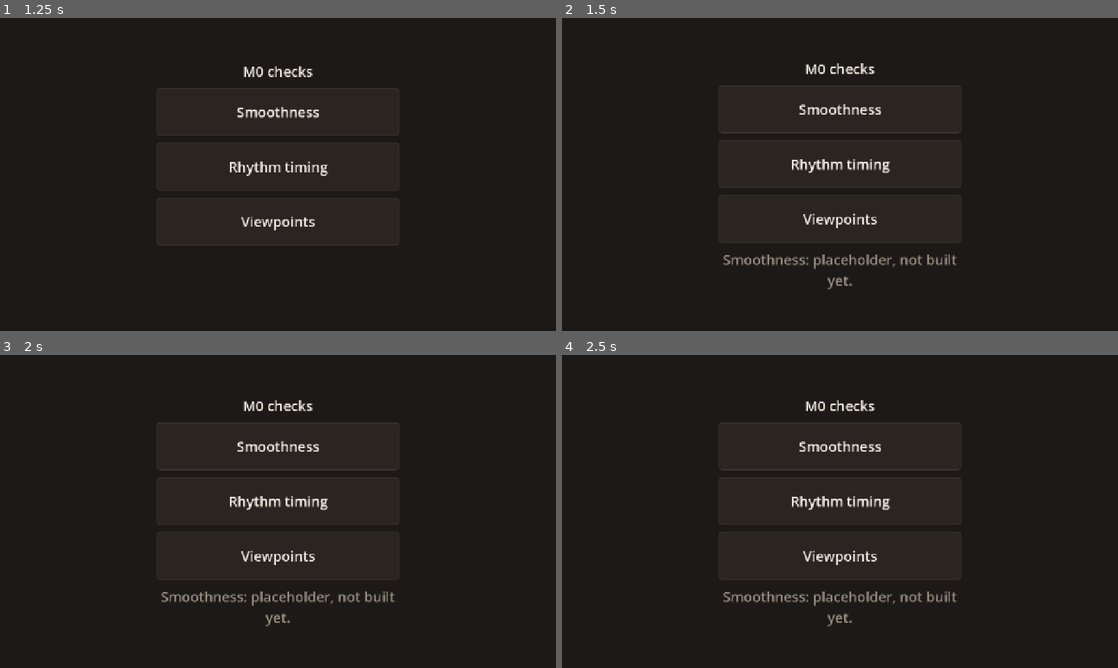
Above: before the commit, frames 1-4 (two rows, left to right).
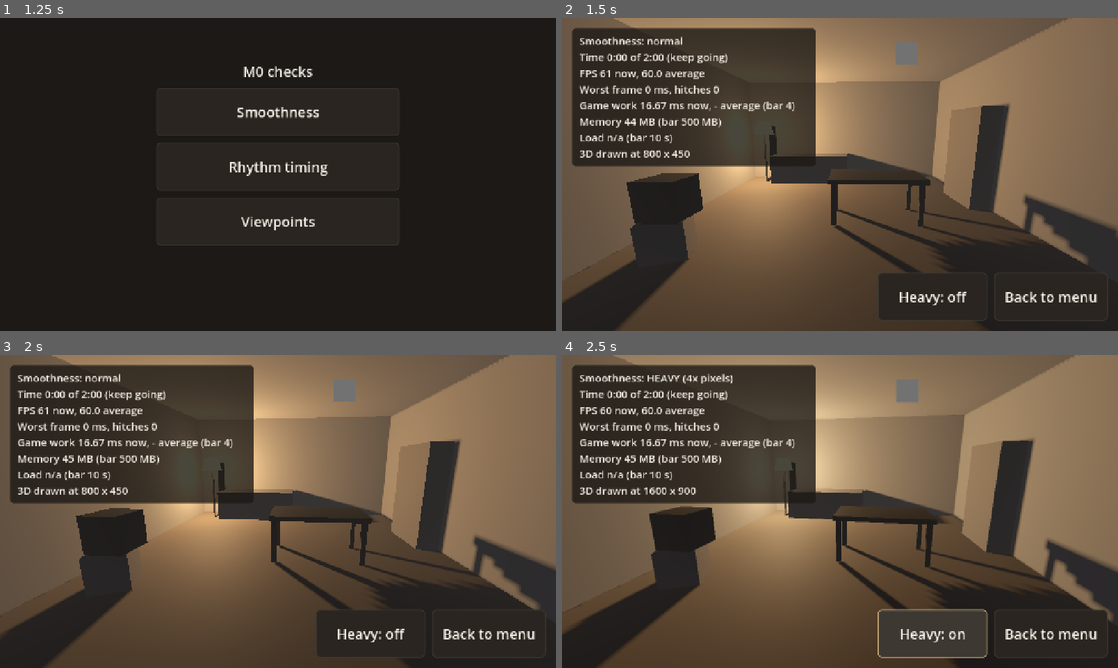
Above: after the commit, the same moments.

Repository: dsickles/Threshold
Game: Godot game, scene res://scenes/ui/m0_menu.tscn
The game is run twice, just before and just after one commit, with the same random seed, the same clock (stepped at 60 frames per second) and the same inputs.
Inputs (mouse positions are in pixels of both pictures, inside the frame that each line leads up to):
- Up to frame 1 (1.25 s): click "Tap to begin" at 0.5 s
- Up to frame 2 (1.5 s): click "Smoothness" at 1.25 s
- Up to frame 3 (2 s): no input
- Up to frame 4 (2.5 s): click (934, 633) at 2 s, where only the run after the commit has a clickable "Heavy: off"

Frame 1 is identical in both runs. In frame 2, 73% of the frame differs, in the area x 0-100%, y 0-100%; in frame 3, 73%; in frame 4, 75%.

Commit message:
Add M0 smoothness check: gray-box room, on-screen numbers, heavy switch (DAS-67)
Co-Authored-By: Claude Opus 5.5 <noreply@anthropic.com>

Diff:
--- /dev/null
+++ b/game/scenes/m0_checks/smoothness/heavy_check.gdshader
@@ -0,0 +1,11 @@
+// Proof square for the heavy switch: green only when the 3D picture is really
+// being drawn at twice the screen's width (4x the pixels), gray otherwise.
+shader_type spatial;
+render_mode unshaded, depth_test_disabled, cull_disabled;
+
+uniform float screen_width = 1.0;
+
+void fragment() {
+	bool heavy_is_real = VIEWPORT_SIZE.x > screen_width * 1.5;
+	ALBEDO = heavy_is_real ? vec3(0.2, 0.8, 0.3) : vec3(0.35);
+}
--- /dev/null
+++ b/game/scenes/m0_checks/smoothness/smoothness_check.gd
@@ -0,0 +1,152 @@
+extends Node3D
+## M0 Check 1 (DAS-67): a gray-box room with lamp light and ordinary fog, plus
+## on-screen numbers for the iPhone headroom bar in docs/scope.md.
+## Throwaway M0 scaffolding, not game code.
+
+const MENU_SCENE := "res://scenes/ui/m0_menu.tscn"
+const RUN_SECONDS := 120.0
+const WORK_BAR_MS := 4.0
+const MEMORY_BAR_MB := 500.0
+const LOAD_BAR_S := 10.0
+# One missed frame at 60 fps is about 33 ms; anything over 25 ms counts.
+const HITCH_MS := 25.0
+# Shaders compile and the heavy buffer is built in the first moments, so
+# nothing is counted then. Godot's process-time number lags by up to a second.
+const WARMUP_SECONDS := 2.0
+# Redraw the numbers a few times a second so they can be read.
+const STATS_REFRESH_SECONDS := 0.25
+# Heavy = the 3D picture drawn at 2x width and 2x height = 4x the pixels.
+const HEAVY_SCALE := 2.0
+
+@onready var _camera: Camera3D = %Camera
+@onready var _stats: Label = %Stats
+@onready var _heavy_button: Button = %HeavyButton
+@onready var _back_button: Button = %BackButton
+@onready var _proof_square: MeshInstance3D = %ProofSquare
+
+var _camera_start: Vector3
+var _look_target := Vector3(0.0, 1.0, -1.5)
+var _time := 0.0
+var _load_s := -1.0
+
+var _elapsed := 0.0
+var _frames := 0
+var _work_samples := 0
+var _work_ms_total := 0.0
+var _next_work_sample := 0.0
+var _next_stats_refresh := 0.0
+var _worst_ms := 0.0
+var _hitches := 0
+
+
+func _ready() -> void:
+	_camera_start = _camera.position
+	_heavy_button.toggled.connect(_on_heavy_toggled)
+	_back_button.pressed.connect(_on_back_pressed)
+	_load_s = _measure_load_seconds()
+	_reset_run()
+
+
+func _process(delta: float) -> void:
+	_time += delta
+	# Slow sway so any stutter is easy to see.
+	_camera.position = _camera_start + Vector3(sin(_time * 0.5) * 0.8, sin(_time * 0.3) * 0.1, 0.0)
+	_camera.look_at(_look_target)
+
+	var screen_width := float(get_window().size.x)
+	(_proof_square.material_override as ShaderMaterial).set_shader_parameter("screen_width", screen_width)
+
+	_elapsed += delta
+	_frames += 1
+	if _elapsed > WARMUP_SECONDS:
+		var frame_ms := delta * 1000.0
+		_worst_ms = maxf(_worst_ms, frame_ms)
+		if frame_ms > HITCH_MS:
+			_hitches += 1
+		# Godot refreshes its process-time number once a second.
+		if _elapsed >= _next_work_sample:
+			_work_samples += 1
+			_work_ms_total += _work_ms_now()
+			_next_work_sample = _elapsed + 1.0
+	if _elapsed >= _next_stats_refresh:
+		_stats.text = _stats_text()
+		_next_stats_refresh = _elapsed + STATS_REFRESH_SECONDS
+
+
+func _stats_text() -> String:
+	var heavy := _heavy_button.button_pressed
+	var window_size := get_window().size
+	var scale := get_viewport().scaling_3d_scale
+	var lines: PackedStringArray = []
+	lines.append("Smoothness: %s" % ("HEAVY (4x pixels)" if heavy else "normal"))
+	var run_note := "done" if _elapsed >= RUN_SECONDS else "keep going"
+	lines.append("Time %s of %s (%s)" % [_clock(_elapsed), _clock(RUN_SECONDS), run_note])
+	lines.append("FPS %d now, %.1f average" % [Engine.get_frames_per_second(), _frames / maxf(_elapsed, 0.001)])
+	lines.append("Worst frame %.0f ms, hitches %d" % [_worst_ms, _hitches])
+	var work_avg := "%.2f" % (_work_ms_total / _work_samples) if _work_samples > 0 else "-"
+	lines.append("Game work %.2f ms now, %s average (bar %.0f)" % [_work_ms_now(), work_avg, WORK_BAR_MS])
+	lines.append("Memory %s (bar %.0f MB)" % [_memory_text(), MEMORY_BAR_MB])
+	lines.append("Load %s (bar %.0f s)" % ["%.1f s" % _load_s if _load_s >= 0.0 else "n/a", LOAD_BAR_S])
+	lines.append("3D drawn at %d x %d" % [roundi(window_size.x * scale), roundi(window_size.y * scale)])
+	return "\n".join(lines)
+
+
+# Godot's built-in process timer: the game's own work in a frame, in ms.
+func _work_ms_now() -> float:
+	return Performance.get_monitor(Performance.TIME_PROCESS) * 1000.0
+
+
+func _clock(seconds: float) -> String:
+	var whole := int(seconds)
+	return "%d:%02d" % [whole / 60, whole % 60]
+
+
+# Godot's own memory (the web page's engine memory) plus graphics memory.
+# Safari's own overhead is not included.
+func _memory_text() -> String:
+	var video_mb := Performance.get_monitor(Performance.RENDER_VIDEO_MEM_USED) / 1048576.0
+	var engine_bytes := _web_engine_memory_bytes()
+	if engine_bytes < 0:
+		engine_bytes = OS.get_static_memory_usage()
+	return "%.0f MB" % (engine_bytes / 1048576.0 + video_mb)
+
+
+func _web_engine_memory_bytes() -> int:
+	if not OS.has_feature("web"):
+		return -1
+	var js := "(() => { try { return engine.rtenv.HEAPU8.length; } catch (e) { return -1; } })()"
+	var result: Variant = JavaScriptBridge.eval(js, true)
+	return int(result) if result != null else -1
+
+
+# Seconds from opening the page until the engine started running.
+func _measure_load_seconds() -> float:
+	if not OS.has_feature("web"):
+		return -1.0
+	var page_ms: Variant = JavaScriptBridge.eval("performance.now()", true)
+	if page_ms == null:
+		return -1.0
+	return (float(page_ms) - Time.get_ticks_msec()) / 1000.0
+
+
+func _reset_run() -> void:
+	_elapsed = 0.0
+	_frames = 0
+	_work_samples = 0
+	_work_ms_total = 0.0
+	_next_work_sample = WARMUP_SECONDS
+	_next_stats_refresh = 0.0
+	_worst_ms = 0.0
+	_hitches = 0
+
+
+func _on_heavy_toggled(on: bool) -> void:
+	get_viewport().scaling_3d_mode = Viewport.SCALING_3D_MODE_BILINEAR
+	get_viewport().scaling_3d_scale = HEAVY_SCALE if on else 1.0
+	_heavy_button.text = "Heavy: on" if on else "Heavy: off"
+	_reset_run()
+
+
+func _on_back_pressed() -> void:
+	get_viewport().scaling_3d_scale = 1.0
+	get_tree().change_scene_to_file(MENU_SCENE)
--- /dev/null
+++ b/game/scenes/m0_checks/smoothness/smoothness_check.tscn
@@ -0,0 +1,310 @@
+[gd_scene load_steps=24 format=3]
+
+[ext_resource type="Script" path="res://scenes/m0_checks/smoothness/smoothness_check.gd" id="1_script"]
+[ext_resource type="Shader" path="res://scenes/m0_checks/smoothness/heavy_check.gdshader" id="2_proof"]
+
+[sub_resource type="Environment" id="Environment_room"]
+background_mode = 1
+background_color = Color(0.05, 0.045, 0.04, 1)
+ambient_light_source = 2
+ambient_light_color = Color(0.32, 0.34, 0.4, 1)
+ambient_light_energy = 0.35
+tonemap_mode = 2
+fog_enabled = true
+fog_light_color = Color(0.3, 0.28, 0.26, 1)
+fog_density = 0.04
+
+[sub_resource type="StandardMaterial3D" id="Mat_wall"]
+albedo_color = Color(0.62, 0.6, 0.57, 1)
+roughness = 0.9
+
+[sub_resource type="StandardMaterial3D" id="Mat_floor"]
+albedo_color = Color(0.42, 0.38, 0.34, 1)
+roughness = 0.8
+
+[sub_resource type="StandardMaterial3D" id="Mat_furniture"]
+albedo_color = Color(0.5, 0.48, 0.46, 1)
+roughness = 0.7
+
+[sub_resource type="StandardMaterial3D" id="Mat_dark"]
+albedo_color = Color(0.28, 0.27, 0.26, 1)
+roughness = 0.6
+
+[sub_resource type="StandardMaterial3D" id="Mat_shade"]
+albedo_color = Color(1, 0.86, 0.62, 1)
+emission_enabled = true
+emission = Color(1, 0.78, 0.5, 1)
+emission_energy_multiplier = 1.5
+
+[sub_resource type="BoxMesh" id="Mesh_floor"]
+size = Vector3(6, 0.1, 8)
+
+[sub_resource type="BoxMesh" id="Mesh_side_wall"]
+size = Vector3(0.1, 3, 8)
+
+[sub_resource type="BoxMesh" id="Mesh_end_wall"]
+size = Vector3(6, 3, 0.1)
+
+[sub_resource type="BoxMesh" id="Mesh_table"]
+size = Vector3(1.6, 0.08, 0.9)
+
+[sub_resource type="BoxMesh" id="Mesh_leg"]
+size = Vector3(0.08, 0.72, 0.08)
+
+[sub_resource type="BoxMesh" id="Mesh_sofa"]
+size = Vector3(2.2, 0.8, 0.9)
+
+[sub_resource type="BoxMesh" id="Mesh_shelf"]
+size = Vector3(1.2, 2, 0.4)
+
+[sub_resource type="BoxMesh" id="Mesh_box"]
+size = Vector3(0.5, 0.5, 0.5)
+
+[sub_resource type="CylinderMesh" id="Mesh_pole"]
+top_radius = 0.03
+bottom_radius = 0.03
+height = 1.5
+
+[sub_resource type="CylinderMesh" id="Mesh_lamp_shade"]
+top_radius = 0.18
+bottom_radius = 0.28
+height = 0.35
+
+[sub_resource type="QuadMesh" id="Mesh_proof"]
+size = Vector2(0.05, 0.05)
+
+[sub_resource type="ShaderMaterial" id="Mat_proof"]
+render_priority = 1
+shader = ExtResource("2_proof")
+shader_parameter/screen_width = 1.0
+
+[sub_resource type="StyleBoxFlat" id="StyleBoxFlat_normal"]
+content_margin_left = 24.0
+content_margin_top = 16.0
+content_margin_right = 24.0
+content_margin_bottom = 16.0
+bg_color = Color(0.165, 0.145, 0.125, 1)
+border_width_left = 2
+border_width_top = 2
+border_width_right = 2
+border_width_bottom = 2
+border_color = Color(0.239, 0.22, 0.196, 1)
+corner_radius_top_left = 8
+corner_radius_top_right = 8
+corner_radius_bottom_right = 8
+corner_radius_bottom_left = 8
+
+[sub_resource type="StyleBoxFlat" id="StyleBoxFlat_pressed"]
+content_margin_left = 24.0
+content_margin_top = 16.0
+content_margin_right = 24.0
+content_margin_bottom = 16.0
+bg_color = Color(0.239, 0.22, 0.196, 1)
+border_width_left = 2
+border_width_top = 2
+border_width_right = 2
+border_width_bottom = 2
+border_color = Color(0.769, 0.647, 0.455, 1)
+corner_radius_top_left = 8
+corner_radius_top_right = 8
+corner_radius_bottom_right = 8
+corner_radius_bottom_left = 8
+
+[sub_resource type="StyleBoxFlat" id="StyleBoxFlat_panel"]
+content_margin_left = 16.0
+content_margin_top = 12.0
+content_margin_right = 16.0
+content_margin_bottom = 12.0
+bg_color = Color(0.11, 0.098, 0.086, 0.8)
+corner_radius_top_left = 8
+corner_radius_top_right = 8
+corner_radius_bottom_right = 8
+corner_radius_bottom_left = 8
+
+[sub_resource type="Theme" id="Theme_check"]
+default_font_size = 24
+Button/colors/font_color = Color(0.957, 0.937, 0.902, 1)
+Button/colors/font_hover_color = Color(0.957, 0.937, 0.902, 1)
+Button/colors/font_pressed_color = Color(0.957, 0.937, 0.902, 1)
+Button/colors/font_focus_color = Color(0.957, 0.937, 0.902, 1)
+Button/colors/font_hover_pressed_color = Color(0.957, 0.937, 0.902, 1)
+Button/font_sizes/font_size = 32
+Button/styles/focus = SubResource("StyleBoxFlat_normal")
+Button/styles/hover = SubResource("StyleBoxFlat_normal")
+Button/styles/hover_pressed = SubResource("StyleBoxFlat_pressed")
+Button/styles/normal = SubResource("StyleBoxFlat_normal")
+Button/styles/pressed = SubResource("StyleBoxFlat_pressed")
+Label/colors/font_color = Color(0.957, 0.937, 0.902, 1)
+PanelContainer/styles/panel = SubResource("StyleBoxFlat_panel")
+
+[node name="SmoothnessCheck" type="Node3D"]
+script = ExtResource("1_script")
+
+[node name="WorldEnvironment" type="WorldEnvironment" parent="."]
+environment = SubResource("Environment_room")
+
+[node name="Room" type="Node3D" parent="."]
+
+[node name="Floor" type="MeshInstance3D" parent="Room"]
+transform = Transform3D(1, 0, 0, 0, 1, 0, 0, 0, 1, 0, -0.05, -2)
+mesh = SubResource("Mesh_floor")
+surface_material_override/0 = SubResource("Mat_floor")
+
+[node name="Ceiling" type="MeshInstance3D" parent="Room"]
+transform = Transform3D(1, 0, 0, 0, 1, 0, 0, 0, 1, 0, 3.05, -2)
+mesh = SubResource("Mesh_floor")
+surface_material_override/0 = SubResource("Mat_wall")
+
+[node name="LeftWall" type="MeshInstance3D" parent="Room"]
+transform = Transform3D(1, 0, 0, 0, 1, 0, 0, 0, 1, -3, 1.5, -2)
+mesh = SubResource("Mesh_side_wall")
+surface_material_override/0 = SubResource("Mat_wall")
+
+[node name="RightWall" type="MeshInstance3D" parent="Room"]
+transform = Transform3D(1, 0, 0, 0, 1, 0, 0, 0, 1, 3, 1.5, -2)
+mesh = SubResource("Mesh_side_wall")
+surface_material_override/0 = SubResource("Mat_wall")
+
+[node name="BackWall" type="MeshInstance3D" parent="Room"]
+transform = Transform3D(1, 0, 0, 0, 1, 0, 0, 0, 1, 0, 1.5, -6)
+mesh = SubResource("Mesh_end_wall")
+surface_material_override/0 = SubResource("Mat_wall")
+
+[node name="FrontWall" type="MeshInstance3D" parent="Room"]
+transform = Transform3D(1, 0, 0, 0, 1, 0, 0, 0, 1, 0, 1.5, 2)
+mesh = SubResource("Mesh_end_wall")
+surface_material_override/0 = SubResource("Mat_wall")
+
+[node name="Table" type="Node3D" parent="Room"]
+transform = Transform3D(1, 0, 0, 0, 1, 0, 0, 0, 1, 0.6, 0, -2.5)
+
+[node name="Top" type="MeshInstance3D" parent="Room/Table"]
+transform = Transform3D(1, 0, 0, 0, 1, 0, 0, 0, 1, 0, 0.76, 0)
+mesh = SubResource("Mesh_table")
+surface_material_override/0 = SubResource("Mat_dark")
+
+[node name="Leg1" type="MeshInstance3D" parent="Room/Table"]
+transform = Transform3D(1, 0, 0, 0, 1, 0, 0, 0, 1, -0.72, 0.36, -0.37)
+mesh = SubResource("Mesh_leg")
+surface_material_override/0 = SubResource("Mat_dark")
+
+[node name="Leg2" type="MeshInstance3D" parent="Room/Table"]
+transform = Transform3D(1, 0, 0, 0, 1, 0, 0, 0, 1, 0.72, 0.36, -0.37)
+mesh = SubResource("Mesh_leg")
+surface_material_override/0 = SubResource("Mat_dark")
+
+[node name="Leg3" type="MeshInstance3D" parent="Room/Table"]
+transform = Transform3D(1, 0, 0, 0, 1, 0, 0, 0, 1, -0.72, 0.36, 0.37)
+mesh = SubResource("Mesh_leg")
+surface_material_override/0 = SubResource("Mat_dark")
+
+[node name="Leg4" type="MeshInstance3D" parent="Room/Table"]
+transform = Transform3D(1, 0, 0, 0, 1, 0, 0, 0, 1, 0.72, 0.36, 0.37)
+mesh = SubResource("Mesh_leg")
+surface_material_override/0 = SubResource("Mat_dark")
+
+[node name="Sofa" type="MeshInstance3D" parent="Room"]
+transform = Transform3D(1, 0, 0, 0, 1, 0, 0, 0, 1, -1, 0.4, -5.4)
+mesh = SubResource("Mesh_sofa")
+surface_material_override/0 = SubResource("Mat_furniture")
+
+[node name="Shelf" type="MeshInstance3D" parent="Room"]
+transform = Transform3D(-4.37114e-08, 0, 1, 0, 1, 0, -1, 0, -4.37114e-08, 2.75, 1, -3.5)
+mesh = SubResource("Mesh_shelf")
+surface_material_override/0 = SubResource("Mat_furniture")
+
+[node name="Box1" type="MeshInstance3D" parent="Room"]
+transform = Transform3D(0.92388, 0, 0.382683, 0, 1, 0, -0.382683, 0, 0.92388, -2.2, 0.25, -1.2)
+mesh = SubResource("Mesh_box")
+surface_material_override/0 = SubResource("Mat_furniture")
+
+[node name="Box2" type="MeshInstance3D" parent="Room"]
+transform = Transform3D(1, 0, 0, 0, 1, 0, 0, 0, 1, -2.15, 0.75, -1.25)
+mesh = SubResource("Mesh_box")
+surface_material_override/0 = SubResource("Mat_dark")
+
+[node name="Lamp" type="Node3D" parent="Room"]
+transform = Transform3D(1, 0, 0, 0, 1, 0, 0, 0, 1, -2.3, 0, -5.2)
+
+[node name="Pole" type="MeshInstance3D" parent="Room/Lamp"]
+transform = Transform3D(1, 0, 0, 0, 1, 0, 0, 0, 1, 0, 0.75, 0)
+mesh = SubResource("Mesh_pole")
+surface_material_override/0 = SubResource("Mat_dark")
+
+[node name="Shade" type="MeshInstance3D" parent="Room/Lamp"]
+transform = Transform3D(1, 0, 0, 0, 1, 0, 0, 0, 1, 0, 1.6, 0)
+cast_shadow = 0
+mesh = SubResource("Mesh_lamp_shade")
+surface_material_override/0 = SubResource("Mat_shade")
+
+[node name="Light" type="OmniLight3D" parent="Room/Lamp"]
+transform = Transform3D(1, 0, 0, 0, 1, 0, 0, 0, 1, 0, 1.45, 0.25)
+light_color = Color(1, 0.8, 0.55, 1)
+light_energy = 2.5
+shadow_enabled = true
+omni_range = 9.0
+
+[node name="Camera" type="Camera3D" parent="."]
+unique_name_in_owner = true
+transform = Transform3D(1, 0, 0, 0, 1, 0, 0, 0, 1, 0, 1.6, 1.4)
+fov = 70.0
+
+[node name="ProofSquare" type="MeshInstance3D" parent="Camera"]
+unique_name_in_owner = true
+transform = Transform3D(1, 0, 0, 0, 1, 0, 0, 0, 1, 0.15, 0.27, -0.5)
+cast_shadow = 0
+mesh = SubResource("Mesh_proof")
+material_override = SubResource("Mat_proof")
+
+[node name="Hud" type="CanvasLayer" parent="."]
+
+[node name="Root" type="Control" parent="Hud"]
+layout_mode = 3
+anchors_preset = 15
+anchor_right = 1.0
+anchor_bottom = 1.0
+grow_horizontal = 2
+grow_vertical = 2
+mouse_filter = 2
+theme = SubResource("Theme_check")
+
+[node name="StatsPanel" type="PanelContainer" parent="Hud/Root"]
+layout_mode = 1
+offset_left = 24.0
+offset_top = 24.0
+offset_right = 584.0
+offset_bottom = 300.0
+mouse_filter = 2
+
+[node name="Stats" type="Label" parent="Hud/Root/StatsPanel"]
+unique_name_in_owner = true
+layout_mode = 2
+text = "Smoothness"
+
+[node name="Buttons" type="HBoxContainer" parent="Hud/Root"]
+layout_mode = 1
+anchors_preset = 3
+anchor_left = 1.0
+anchor_top = 1.0
+anchor_right = 1.0
+anchor_bottom = 1.0
+offset_left = -544.0
+offset_top = -134.0
+offset_right = -24.0
+offset_bottom = -24.0
+grow_horizontal = 0
+grow_vertical = 0
+theme_override_constants/separation = 16
+
+[node name="HeavyButton" type="Button" parent="Hud/Root/Buttons"]
+unique_name_in_owner = true
+custom_minimum_size = Vector2(252, 110)
+layout_mode = 2
+toggle_mode = true
+text = "Heavy: off"
+
+[node name="BackButton" type="Button" parent="Hud/Root/Buttons"]
+unique_name_in_owner = true
+custom_minimum_size = Vector2(252, 110)
+layout_mode = 2
+text = "Back to menu"
--- a/game/scenes/ui/m0_menu.gd
+++ b/game/scenes/ui/m0_menu.gd
@@ -2,6 +2,8 @@
 ## M0 test menu: a "tap to begin" screen, then one button per M0 check.
 ## Throwaway M0 scaffolding, not game code. The checks themselves come in
 ## DAS-67 (Smoothness), DAS-68 (Rhythm timing) and DAS-69 (Viewpoints).
+
+const SMOOTHNESS_SCENE := "res://scenes/m0_checks/smoothness/smoothness_check.tscn"
 
 @onready var _begin_button: Button = %BeginButton
 @onready var _menu: Control = %Menu
@@ -11,7 +13,8 @@
 func _ready() -> void:
 	_menu.hide()
 	_begin_button.pressed.connect(_on_begin_pressed)
-	for button: Button in [%SmoothnessButton, %RhythmButton, %ViewpointsButton]:
+	%SmoothnessButton.pressed.connect(get_tree().change_scene_to_file.bind(SMOOTHNESS_SCENE))
+	for button: Button in [%RhythmButton, %ViewpointsButton]:
 		button.pressed.connect(_on_check_pressed.bind(button.text))
 
 
Not shown, added: game/scenes/m0_checks/smoothness/heavy_check.gdshader.uid
Not shown, added: game/scenes/m0_checks/smoothness/smoothness_check.gd.uid
Not shown, added: docs/playtests/2026-10-17-m0-smoothness.md
